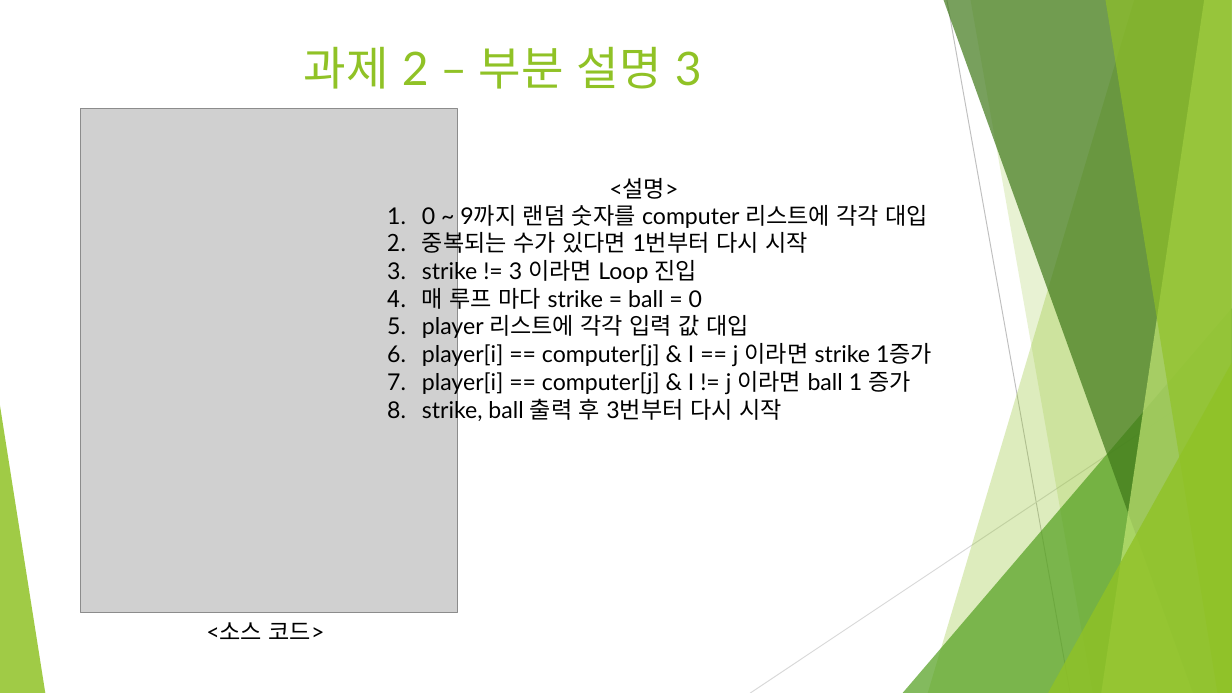
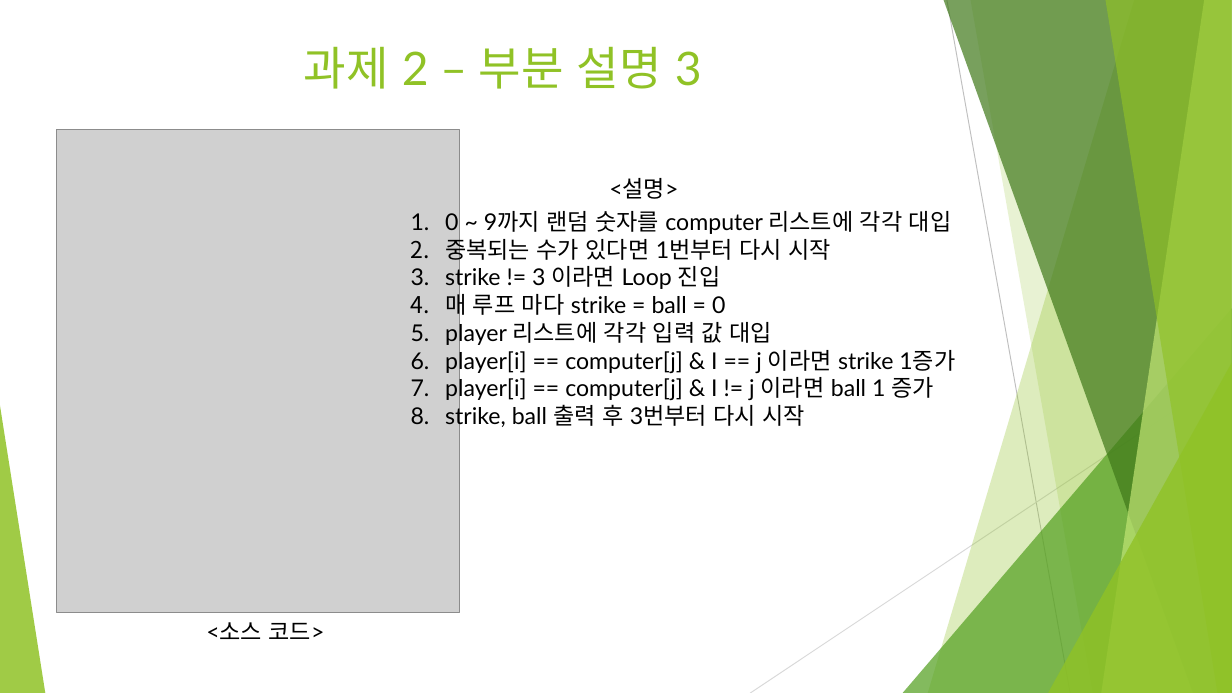
Before and after one commit to emws0415/program_basics_python, a slide deck: slide 11 of Chapter 1/20174067, 강범수, Chapter 1.pptx. Drawn at 1232x693 pixels with LibreOffice and Linux fonts; fonts in the diff are those of the drawing; grey boxes stand for pictures. Boxes give left, top, right and bottom in pixels: in the first picture for what was removed or moved away, otherwise in the second. Text is boxed around its words. In the diff, an @@ line names an element or a change of style, - is before the commit and + after.

```diff
--- a/Chapter 1/20174067, 강범수, Chapter 1.pptx
+++ b/Chapter 1/20174067, 강범수, Chapter 1.pptx
@@ picture: place and size @@
-picture at [80,109,457,613]
+picture at [57,129,460,613]
@@ text "0 ~ 9까지 랜덤 숫자를 ...": place and size @@
-text "0 ~ 9까지 랜덤 숫자를 ..." at [422,205,932,423]
+text "0 ~ 9까지 랜덤 숫자를 ..." at [445,211,955,430]
```
Also in this commit, not shown: 2 other slides changed, 2 other files.
